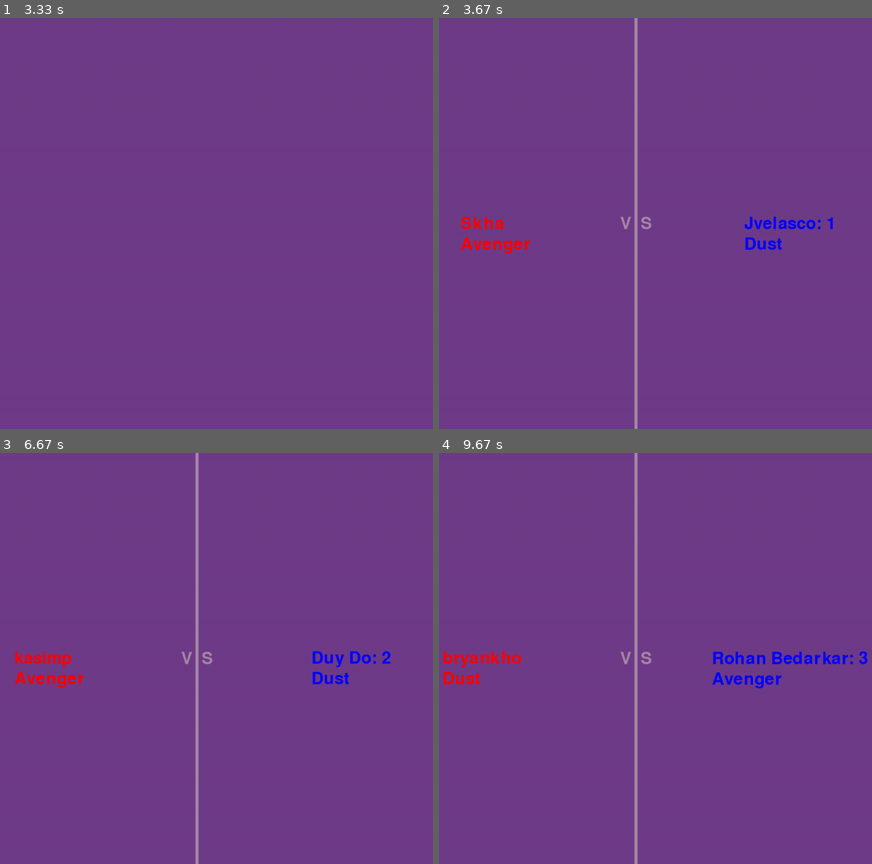
Above: before the commit, frames 1-4 (two rows, left to right).
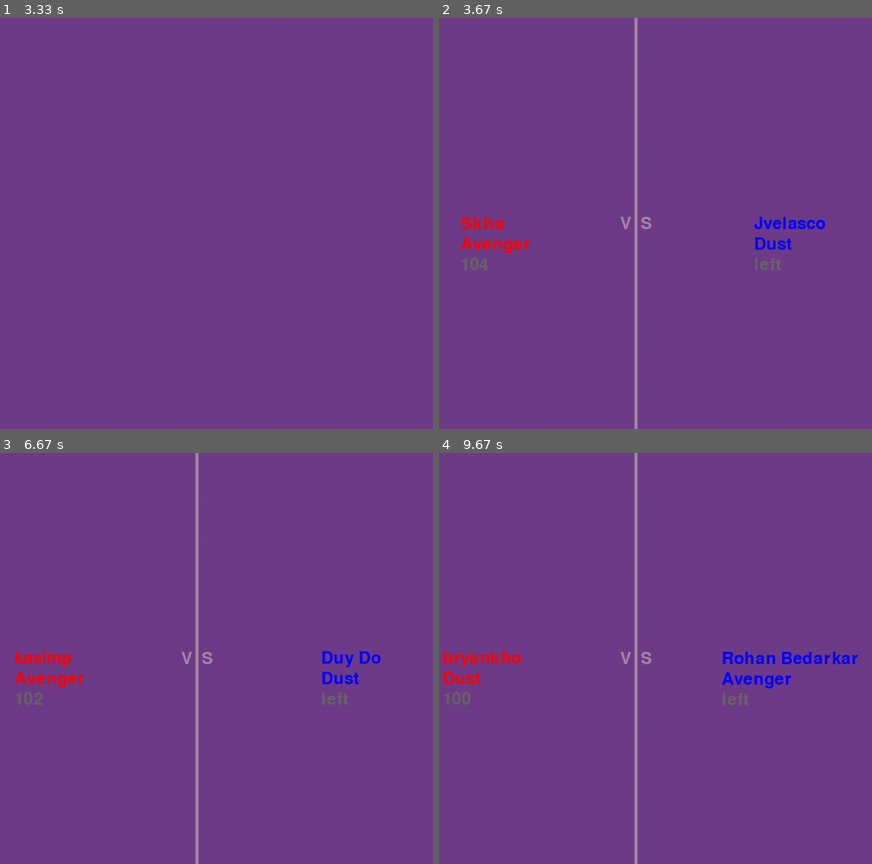
Above: after the commit, the same moments.

Repository: Steven-Kha/ThanosSnapPygame
Game: pygame game, started from main.py
Same seed, same stepped clock (60 frames per second), same inputs: the game is played once before the commit and once after it.
Inputs (mouse positions are in pixels of both pictures, inside the frame that each line leads up to):
- Up to frame 1 (3.33 s): click "Play" at 0.38 s; tap Space at 3.17 s
- Up to frame 2 (3.67 s): no input
- Up to frame 3 (6.67 s): click (17, 633) at 6.25 s
- Up to frame 4 (9.67 s): no input

Frame 1 is identical in both runs. In frame 2, 0.6% of the frame differs, in the area x 5-91%, y 48-62%; in frame 3, 0.7%; in frame 4, 1.0%, in the area x 1-100%, y 48-62%.

Commit message:
add names left on bottom

Diff:
--- a/avenger.txt
+++ b/avenger.txt
@@ -1,105 +1,105 @@
-Sergio Herrera
+Yaz
+Raj
+Alex
+Cameron Mathos
+Upal Patel
+Parag
+Matthew McCune
+William Bui
+Roman Belaire
+Randy Le
+Yesenia Martinez
+C9 HenryHuang
+Sharp-edged
+Dipen
+animesh
+karanjasani
+Oscar
+Kevin Wong
+int main()
+Ean McG
+Himanshu Patel
+Rodney Nobles
+Peter
+Seo Hyun Chang
+Jesse
+Yong
+Stephen Snell
+marriannee_
+myang
+Kaine R
+Jordan A
+Molita Nuon
+Raxit
+AB14799
+Kashyap
+Neel Potnis
 Lorena
-Jimmy Xuan
-Yesenia Martinez
-Kevin
+Kevin Lopez
+Duy Do
+celine
+thatoneddrguy
+Tesh Goyal
+conner cook
+Saket
+Kader Ustun
+codeSm1th
+Andrew lopez
+Yoko Zhu
+Dayna A
+David
+Devin Heng
+tastyles
+Franco
+Taylor Noh
+Shradha
+Adam Laviguer
+Tirth
+Janelle
+Jamesrw
+Marek Sautter
+Holy Tran
+Ariosto Kuit
+Joel
+poojagajjar
+Nikhil
+edwardrios
+Holland Ho
+Eric Abbott
+Ryan Luong
+Alberto Rodriguez
+Rushi Sharma
+raj
+Joshua Yun
+Connor Gresko
+TJ
+Jatin
+Gilbert Paderogo
+Hector Medina
+Canyon Schwartz
+Robert Gama
+Jvelasco
+Ray
+Jason Anthony
+natalina
+Rishabh
+Steven Steele
+Arthi Ramesh
+Bennett Lawrenz
+Jainam Mehta
+Kenny
+Rohan Bedarkar
+ffej
+Akhil
+Henry
+Graciela Orozco
+Kshitij Shah
+Jacob Powell
 Mason Huynh
-Huy Tran
-Molita Nuon
-Jamie Littleton
-Janelle
-Cameron Mathos
-Fernando
-Elias Jackson
-Rishabh
-Skha (you)
-Parag
-Jamesrw
-Rohan Bedarkar
-yuki
-mstfa.said
-IsaiahOdunze
-Shruti Taware
-C9 HenryHuang
-Gustavo Sopena
-Anthony Berton
-Jvelasco
-Kevin Lopez
-Steven Steele
-Stephen Snell
-Randy Le
-Raj
-myang
-Devin Heng
-Chris Ahn
-Rodney Nobles
-Ean McG
-Oscar
-Robert Gama
-Bryan Cuevas
-Jorge Jaquez
-Ryan Luong
-hollyh
-Holland Ho
-Suramya
-Robert Pace IV
-Himanshu Patel
-Yong
-marriannee_
-Daniel Verdugo
-Jatin
-sam
-David Feinzimer
-Maygan
-Akhil
-Will
-Josh
-Connor Gresko
-Alyssa
-BethHS
-Samantha M
-Vincent Bravinder
-Liam
-Derrick
-Arthur
-Tommy
-Tina My Huynh
-TJ
-Raxit
+Payne
+aB9
+Whipitoutforha
+False
+An Nguyen
 Jason Jose
-Janeen Yamak
-bryankho
-Roman Belaire
-Kashyap
-Nate
-Lonnie
-Aaron
-Tu Tran
-Ariosto Kuit
-Navie
-Vincent
-Steven Espin
-Nathan S
-Vanessa Delfin
-dylansanderson
-Anushree Ankola
-Kenny
-Jacob Biloki
-Beau
-raj
-Michael
-Aparna Girme
-Namanh Tran
-karanjasani
-Canyon Schwartz
-AB14799
-Peter
-PS
-Kshitij Shah
-Shradha
-Colin Hughes
-Slacker
-Ray
-Julian
-Kevin Wong
-Kenneth Aguilar
+rojanrijal
--- a/chosen.txt
+++ b/chosen.txt
@@ -1,105 +1,105 @@
-edwardrios
-Tesh Goyal
-Whipitoutforha
-Payne
-thatoneddrguy
+Arthur
+Kristi
+Darryn Wong
+Chris
+Anthony Berton
+bryankho
+Sharon Pak
+Jorge Jaquez
+Nate
+Tina My Huynh
+Aparna Girme
+Zach McEachern
+yuki
+Vincent
+Kenneth Aguilar
 kento_nitta
-Kader Ustun
-aB9
+Suramya
+Samantha M
+Josh
+madi
+Shree
+NicWebster96
+Liam
+Bryan Cuevas
+PS
+Navie
+Michael Zendejas
+Maygan
+Fernando
+Robert Pace IV
+hho
+gcald
+Jimmy Xuan
+Chris Ahn
+kasimp
+Carlos Garcia
+hollyh
+Abhijeet Thakurdesai
+Jamie Littleton
+Sergio Herrera
+Ankit Sharma
+Shekhar Palit
+Slacker
+Julian
+Zach
+Carina
+David Feinzimer
+Namanh Tran
+BN
+Huy Tran
+mstfa.said
+Diego
+Iben
+Andrew Gomez
+ckobayashi
+Adrian
+Aaron
+sam
+Vincent Bravinder
+Skha
+Juan Sanchez
+Derrick
+Tu Tran
+Bryan C
+Kevin
+Samit
 Laurensuki
+Janeen Yamak
+Chantalle
+Lonnie
+Jasmine Nguyen
+Steven Espin
+Gustavo Sopena
+Kizar
+BethHS
+Ruby Abutaleb
+Elias Jackson
+Shruti Taware
+Anushree Ankola
+dkbatalla
+Will
+Nathan S
+Vanessa Delfin
+Lambert Liu
+IsaiahOdunze
+Shivam
+Beau
+Jose Sanrindo
+BJ
+Emil Shahbazov
+Colin Hughes
+Robert Ruiz
+Vandan Shah
+Daniel Verdugo
+Dom F
+Michael
+Tommy
+Alyssa
+CmdrSnuggle
+Riley
+HoungHuy
 Chetana
-kasimp
-Dom F
-Matthew McCune
-Joshua Yun
-David
-Andrew Gomez
-CmdrSnuggle
-Sharp-edged
-Kristi
-Michael Zendejas
-BJ
-Ankit Sharma
-Carina
-HoungHuy
-rojanrijal
-Jasmine Nguyen
-conner cook
-Neel Potnis
-Shree
-natalina
-Bennett Lawrenz
-Duy Do
-Vandan Shah
-Carlos Garcia
-Jose Sanrindo
-Hector Medina
-Sharon Pak
-Abhijeet Thakurdesai
-Jordan A
-Diego
-int main()
-Samit
-celine
-ffej
-Joel
-Darryn Wong
-Shekhar Palit
-Juan Sanchez
-Kaine R
-NicWebster96
-Tirth
-hho
-Dipen
-Taylor Noh
-Eric Abbott
-Jainam Mehta
-Kizar
-Chantalle
-Dayna A
-Iben
-Robert Ruiz
-Nikhil
-Alex
-tastyles
-Andrew lopez
-Riley
-Holy Tran
-Jason Anthony
-Bryan C
-animesh
-Chris
-dkbatalla
-William Bui
-An Nguyen
-Zach
-Emil Shahbazov
-Upal Patel
-Rushi Sharma
-Gilbert Paderogo
-madi
-Arthi Ramesh
-Lambert Liu
-Saket
-Marek Sautter
-Yaz
-Franco
-Jesse
-Graciela Orozco
-Henry
-Alberto Rodriguez
-Jacob Powell
-BN
-Shivam
-Adrian
-Seo Hyun Chang
-Adam Laviguer
+Jacob Biloki
 Luis Larco
-ckobayashi
-Ruby Abutaleb
-gcald
-Yoko Zhu
-Zach McEachern
-poojagajjar
-False
-codeSm1th
+dylansanderson
--- a/game_functions.py
+++ b/game_functions.py
@@ -26,6 +26,8 @@
                   chosen, avenger, newChosen, newAvenger, popCounter, clock,
                   play_button, screen):
     if stats.game_active:
+        screen.fill(ai_settings.bg_color)
+
         if len(chosen) > len(avenger):
             length = len(avenger)
             chosenLong = 1
@@ -33,8 +35,8 @@
             length = len(chosen)
             avengerLong = 1
 
-        print ("length of newChosen: " + str(len(newChosen)))
-        screen.fill(ai_settings.bg_color)
+        #print ("length of newChosen: " + str(len(newChosen)))
+
         leftName = ""
         rightName = ""
 
@@ -43,32 +45,32 @@
 
         # randomly set it to 0 or 1
         call = random.randint(0, 1)
-        print("-" * 40)
+        #print("-" * 40)
         nowTime = pygame.time.get_ticks()
-        print("nowTime: " + str(nowTime))
+        #print("nowTime: " + str(nowTime))
         sTime = pygame.time.get_ticks()
-        print("sTime: " + str(sTime))
-        print("-" * 40)
-        print("while sTime - nowTime < 3000: ")
+        #print("sTime: " + str(sTime))
+        #print("-" * 40)
+        #print("while sTime - nowTime < 3000: ")
         while (sTime - nowTime < 3000):
             sTime = pygame.time.get_ticks()
             # print("nowTime: " + str(nowTime))
             # print("sTime: " + str(sTime))
-        print("-" * 40)
+        #print("-" * 40)
 
         if (sTime - nowTime >= 3000 and len(chosen) > 0):
-            print(str(sTime) + " - " + str(nowTime) + ">= 3000")
+            #print(str(sTime) + " - " + str(nowTime) + ">= 3000")
             nowTime = sTime
 
             #pop names so they don't appear again
             if call:
-                print ("call is 1")
+                #print ("call is 1")
                 leftName = chosen.pop()
                 rightName = avenger.pop()
                 newChosen.append(leftName)
                 newAvenger.append(rightName)
                 gameText.prepLeftName(leftName)
-                gameText.prepRightName(rightName + ": " + str(len(newChosen)))
+                gameText.prepRightName(rightName)
                 gameText.prepTitleLeft('Dust')
                 gameText.prepTitleRight('Avenger')
 
@@ -81,10 +83,12 @@
                 newChosen.append(rightName)
                 newAvenger.append(leftName)
                 gameText.prepLeftName(leftName)
-                gameText.prepRightName(rightName + ": " + str(len(newChosen)))
+                gameText.prepRightName(rightName)
                 gameText.prepTitleRight('Dust')
                 gameText.prepTitleLeft('Avenger')
 
+        gameText.prepNumNames(str(length - len(newAvenger)))
+        gameText.prepNamesRemain()
         gameText.draw_text()
         center_line.draw_center_line()
 
--- a/snapAlgorithm.py
+++ b/snapAlgorithm.py
@@ -91,12 +91,12 @@
         chosen.append(biotic.pop())
         lastOneChosen = True
         #print("Last one chosen is True!")
-        print(str(chosen[len(chosen) - 1]) + " has fallen.")
+        #print(str(chosen[len(chosen) - 1]) + " has fallen.")
 
     else:
         avenger.append(biotic.pop())
         #print("Last one chosen is False!")
-        print(str(avenger[len(avenger) - 1]) + " is an avenger.")
+        #print(str(avenger[len(avenger) - 1]) + " is an avenger.")
 
 
     return True
--- a/snapAlgorithmMain.py
+++ b/snapAlgorithmMain.py
@@ -73,4 +73,4 @@
     #write the names of avengers to textfile
     writeAvenger(avenger)
 
-    print("End of snap Algorithm\nPygame debugging starts now.\n")
+    #print("End of snap Algorithm\nPygame debugging starts now.\n")
--- a/textDisplay.py
+++ b/textDisplay.py
@@ -9,26 +9,29 @@
         self.leftColor = (255, 0, 0)
         self.rightColor = (0, 0, 255)
         self.vsColor = (167, 136, 168)
+        self.fallenColor = (102, 102, 102)
 
         self.font = pygame.font.SysFont(None, 48)
 
         # function to display left participant
         self.prepLeftName("")
 
+        self.prepRightName("")
+
         #add avenger title below
         self.prepTitleLeft("")
 
         #add fallen title below
-        self.prepChosenLeft("")
+        self.prepNumNames("")
 
         #function to display right participant
-        self.prepRightName("")
+        self.prepNamesRemain()
 
         # add avenger title below
         self.prepTitleRight("")
 
         # add fallen title below
-        self.prepChosenRight("")
+        #self.prepChosenRight("")
 
         self.prepVS("V  S")
 
@@ -75,22 +78,22 @@
         self.rightTitleName_rect.centerx = (self.ai_settings.screen_width * 3) / 4
         pass
 
-    def prepChosenLeft(self, msg):
-        # leftName = msg
-        # self.leftFallenNameImage = self.font.render(leftName, True,
-        #                     self.leftColor, self.ai_settings.bg_color)
-        # self.leftFallenName_rect = self.leftNameImage.get_rect()
-        # self.leftFallenName_rect.centery = self.screen_rect.centery + 40
-        # self.leftFallenName_rect.centerx = self.ai_settings.screen_width / 4
+    def prepNumNames(self, msg):
+        leftName = msg
+        self.leftFallenNameImage = self.font.render(leftName, True,
+                            self.fallenColor, self.ai_settings.bg_color)
+        self.leftFallenName_rect = self.leftNameImage.get_rect()
+        self.leftFallenName_rect.centery = self.screen_rect.centery + 80
+        self.leftFallenName_rect.centerx = self.ai_settings.screen_width / 4
         pass
 
-    def prepChosenRight(self, msg):
-        # rightName = msg
-        # self.rightFallenNameImage = self.font.render(rightName, True,
-        #                      self.rightColor, self.ai_settings.bg_color)
-        # self.rightFallenName_rect = self.rightNameImage.get_rect()
-        # self.rightFallenName_rect.centery = self.screen_rect.centery + 40
-        # self.rightFallenName_rect.centerx = (self.ai_settings.screen_width * 3) / 4
+    def prepNamesRemain(self):
+        rightName = "left"
+        self.rightFallenNameImage = self.font.render(rightName, True,
+                             self.fallenColor, self.ai_settings.bg_color)
+        self.rightFallenName_rect = self.rightNameImage.get_rect()
+        self.rightFallenName_rect.centery = self.screen_rect.centery + 80
+        self.rightFallenName_rect.centerx = (self.ai_settings.screen_width * 3) / 4
         pass
 
 
@@ -102,6 +105,9 @@
         self.screen.blit(self.leftTitleNameImage, self.leftTitleName_rect)
         self.screen.blit(self.rightTitleNameImage, self.rightTitleName_rect)
 
+        self.screen.blit(self.leftFallenNameImage, self.leftFallenName_rect)
+        self.screen.blit(self.rightFallenNameImage, self.rightFallenName_rect)
+
         # self.screen.blit(self.leftFallenNameImage, self.leftFallenName_rect)
         # self.screen.blit(self.rightFallenNameImage, self.rightFallenName_rect)
 
